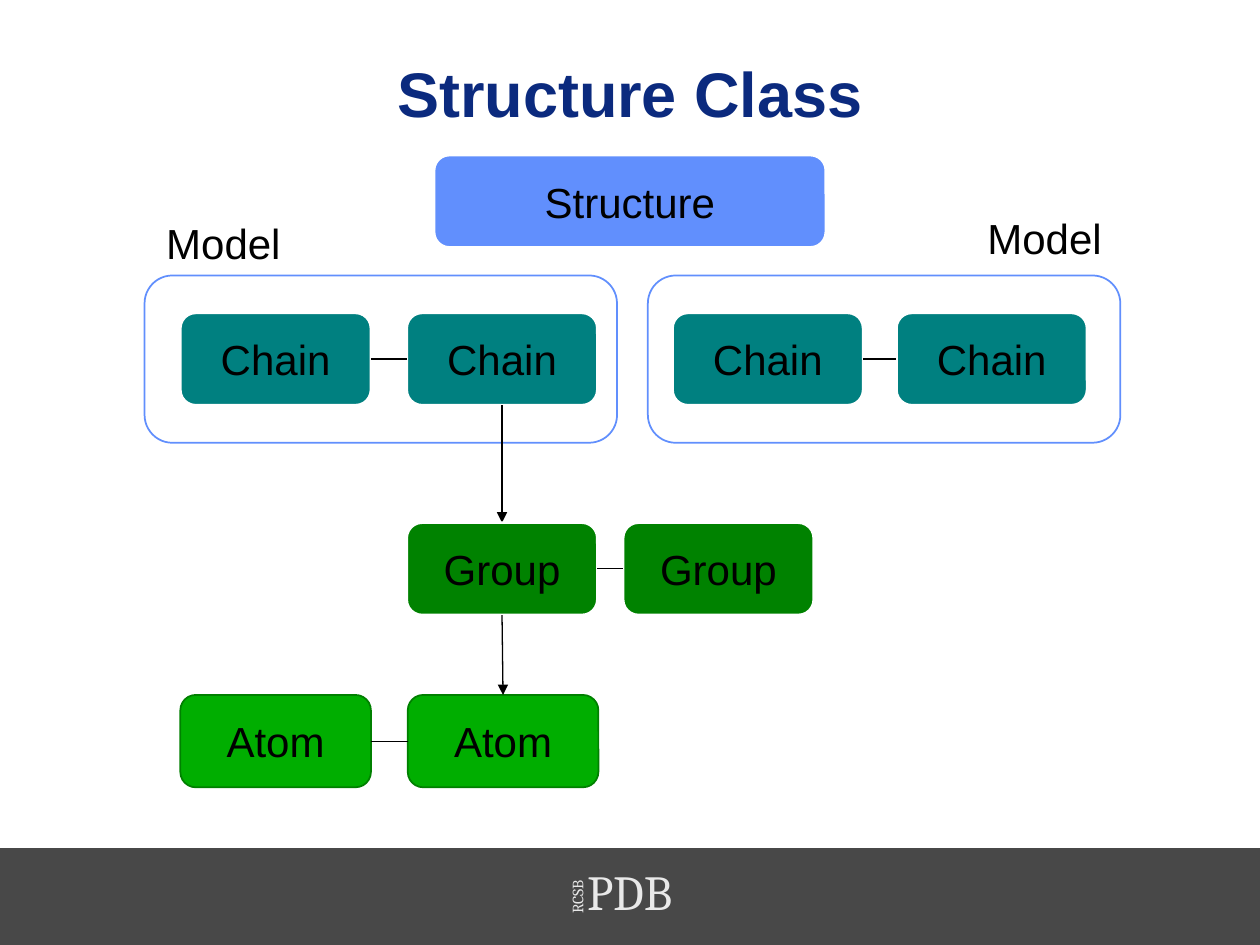
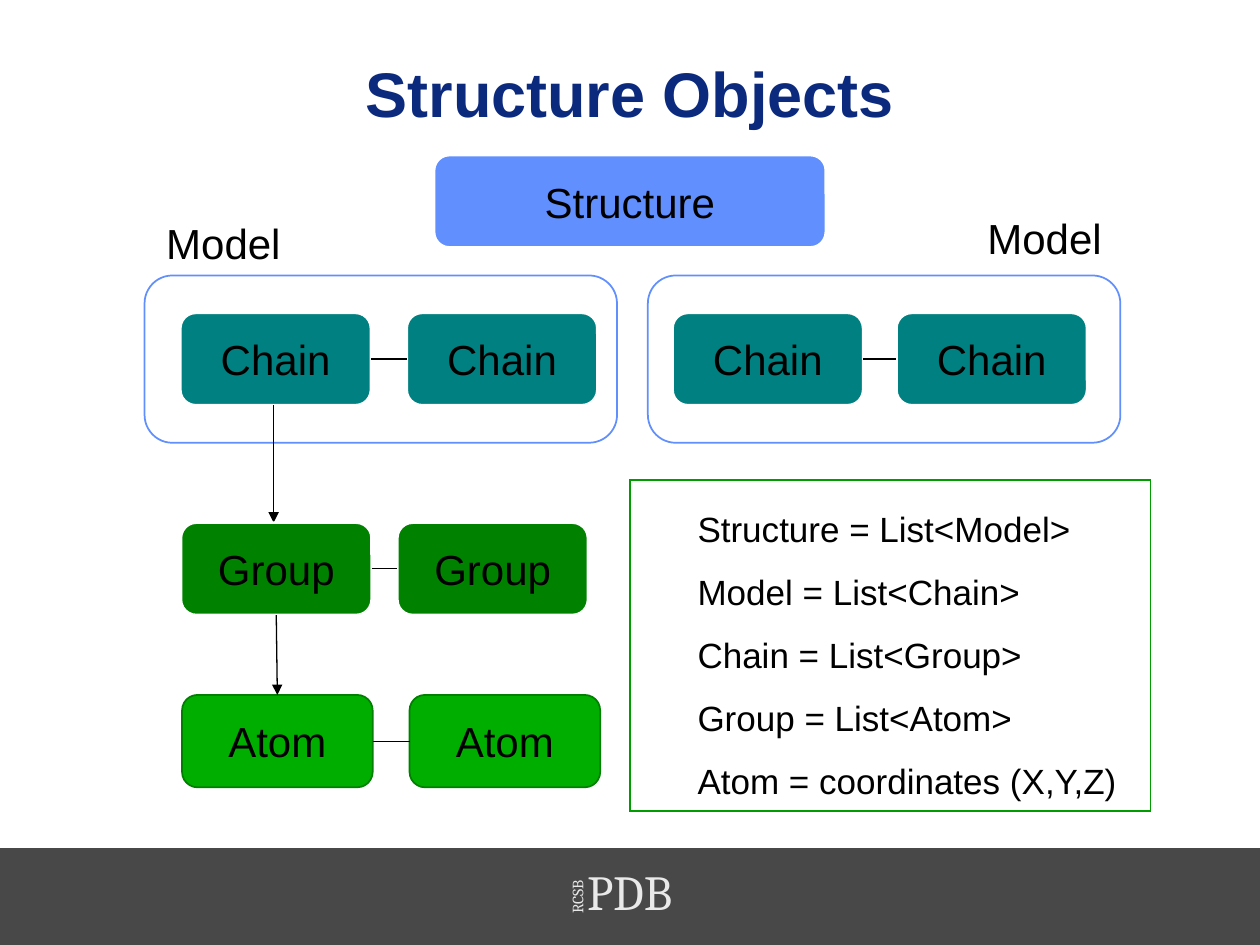
Before and after one commit to sbl-sdsc/mmtf-workshop-2017, a slide deck: slide 15 of 6-biojava/MMTF2017-BioJava.pptx (slide 12 before the commit). Drawn at 1260x945 pixels with LibreOffice and Linux fonts; fonts in the diff are those of the drawing; background and template pictures are left out. Boxes give left, top, right and bottom in pixels: in the first picture for what was removed or moved away, otherwise in the second. Text is boxed around its words. In the diff, an @@ line names an element or a change of style, - is before the commit and + after.

```diff
--- a/6-biojava/MMTF2017-BioJava.pptx
+++ b/6-biojava/MMTF2017-BioJava.pptx
@@ title at <box>366,71,894,128</box>: text changed @@
-Structure Class
+Structure Objects
@@ arrow moved from (501, 406) - (501, 523) to (273, 406) - (273, 523) @@
@@ rectangle added at <box>630,480,1150,811</box>, fill #FFFFFF, outline #009D00 1 pt, 20 pt, text #000000 @@
+  Structure = List<Model>
+  Model = List<Chain>
+  Chain = List<Group>
+  Group = List<Atom>
+  Atom = coordinates (X,Y,Z)
@@ 2 rounded rectangles, 1 arrow, 1 line: place and size @@
-2 rounded rectangles, 1 arrow, 1 line at <box>407,523,814,696</box>
+2 rounded rectangles, 1 arrow, 1 line at <box>181,523,587,696</box>
```
Also in this commit, not shown: 12 other slides changed, 6 slides added, 3 slides removed.
